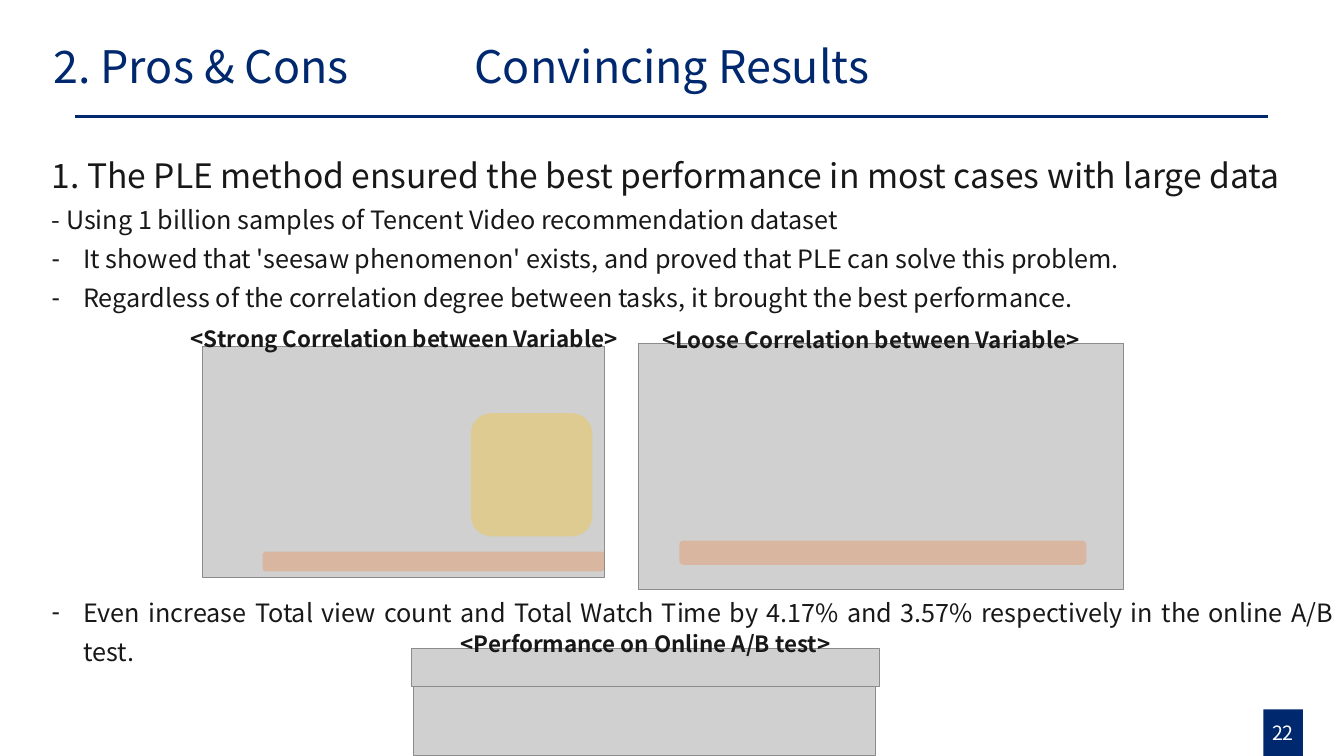
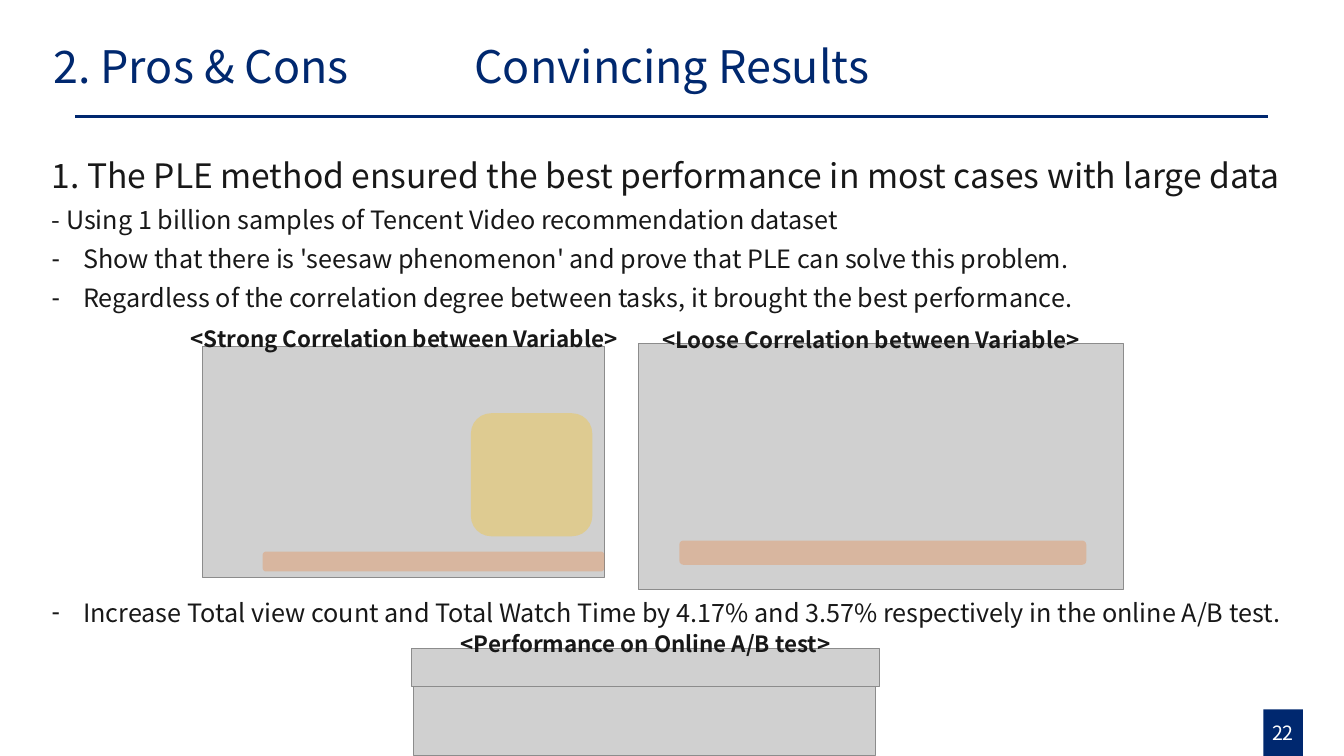
Before and after one commit to gusrn0505/TIL, a slide deck: slide 22 of [PPTPLUG]PP-151/RecSys 발표 준비_강현구.pptx. Drawn at 1344x756 pixels with LibreOffice and Linux fonts; fonts in the diff are those of the drawing; grey boxes stand for pictures. Boxes give left, top, right and bottom in pixels: in the first picture for what was removed or moved away, otherwise in the second. Text is boxed around its words. In the diff, an @@ line names an element or a change of style, - is before the commit and + after.

```diff
--- a/[PPTPLUG]PP-151/RecSys 발표 준비_강현구.pptx
+++ b/[PPTPLUG]PP-151/RecSys 발표 준비_강현구.pptx
@@ text at (83, 248, 1068, 274): text changed @@
-– It showed that 'seesaw phenomenon' exists, and proved that PLE can solve this problem.
+– Show that there is 'seesaw phenomenon' and prove that PLE can solve this problem.
@@ text at (83, 602, 1280, 628): text changed @@
-– Even increase Total view count and Total Watch Time by 4.17% and 3.57% respectively in the online A/B test.
+– Increase Total view count and Total Watch Time by 4.17% and 3.57% respectively in the online A/B test.
```
Also in this commit, not shown: 12 other slides changed, 3 other files.
